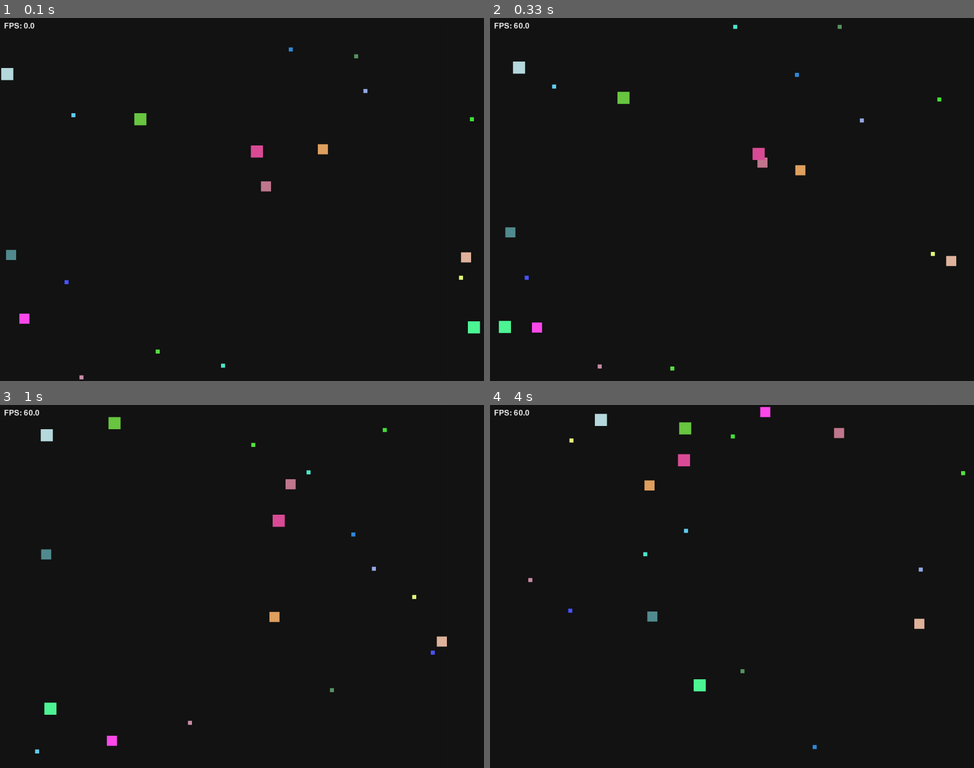
Above: before the commit, frames 1-4 (two rows, left to right).
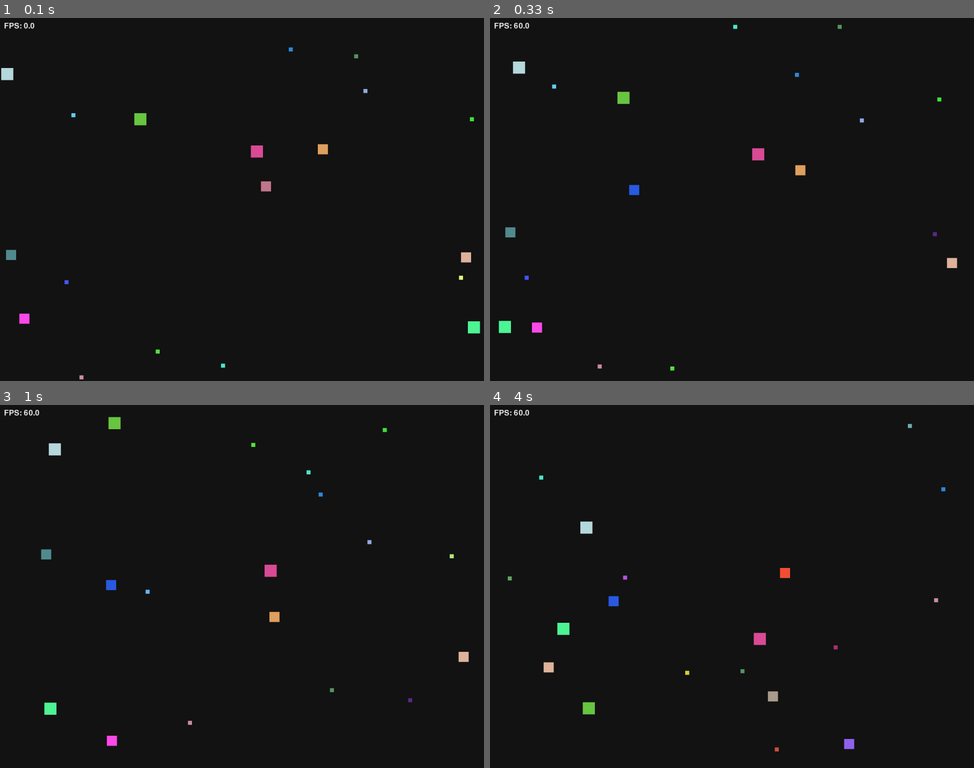
Above: after the commit, the same moments.

Repository: Meaow-09/lab8-pygame
Game: pygame game, started from main.py
Same seed, same stepped clock (60 frames per second), same inputs: the game is played once before the commit and once after it.
Inputs:
- Up to frame 1 (0.1 s): no input
- Up to frame 2 (0.33 s): no input
- Up to frame 3 (1 s): no input
- Up to frame 4 (4 s): no input

Frame 1 is identical in both runs. In frame 2, 0.2% of the frame differs, in the area x 28-97%, y 35-69%; in frame 3, 0.7%; in frame 4, 1.6%, in the area x 3-99%, y 0-96%.

Commit message:
exam: q5 - eating

Diff:
--- a/main.py
+++ b/main.py
@@ -210,6 +210,7 @@
 
 
 def check_collision(square: dict, other: dict) -> bool:
+    # Detect if squares collision, return true if square and other collide
     dx = abs(square["x"] - other["x"])
     dy = abs(square["y"] - other["y"])
     distance = (dx ** 2 + dy ** 2) ** 0.5
@@ -228,6 +229,7 @@
     Behavior:
     - Smaller squares flee from larger squares (threats).
     - Larger squares chase smaller squares (prey).
+    - Larger squares eat smaller squares if they collide.
     - Each square has a limited lifespan; when life_time expires, a new square spawns.
     """
     # Snapshot the current positions first so behavior checks use the same frame state.
@@ -253,6 +255,18 @@
         if new_direction is not None:
             square["vx"], square["vy"] = new_direction
 
+    # Eating feature
+    for square in squares:
+        for other in squares:
+            if square == other:
+                continue
+            if check_collision(square, other):
+                if other["size"] < square["size"]:
+                    squares.remove(other)
+                    new = create_square(other["size"])
+                    squares.append(new)
+
+
 
 def draw_scene(screen: pygame.Surface, squares: list[dict], hud_font, fps) -> None:
     """Clear the screen, draw the HUD, and render every square."""
